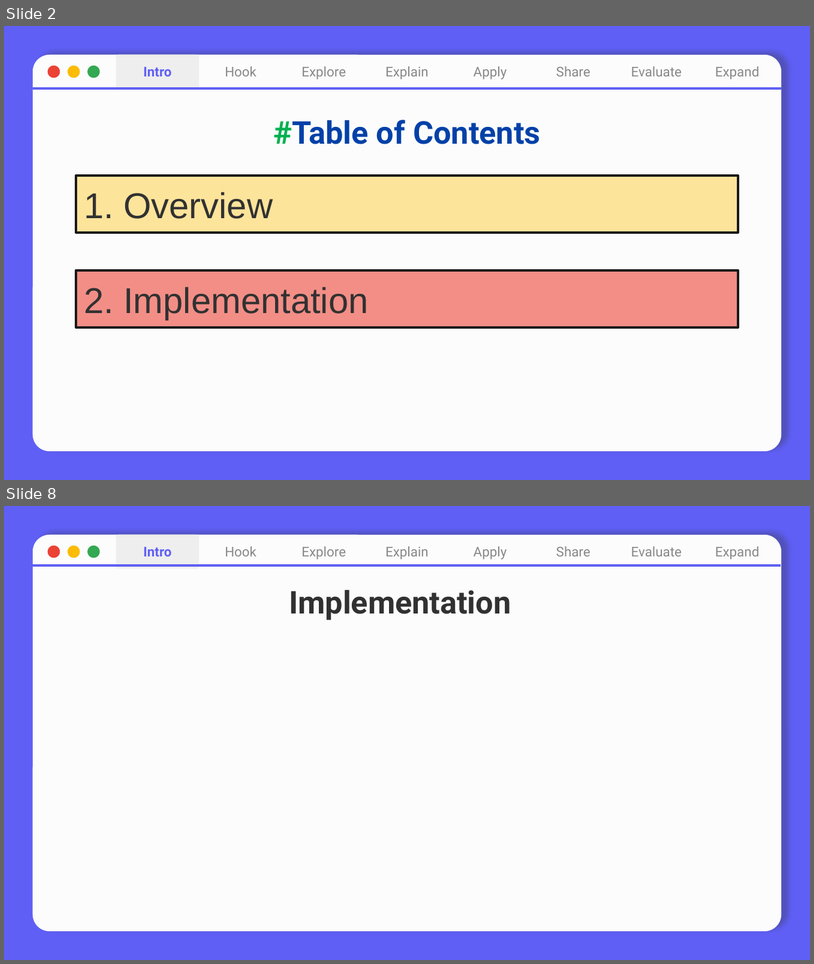
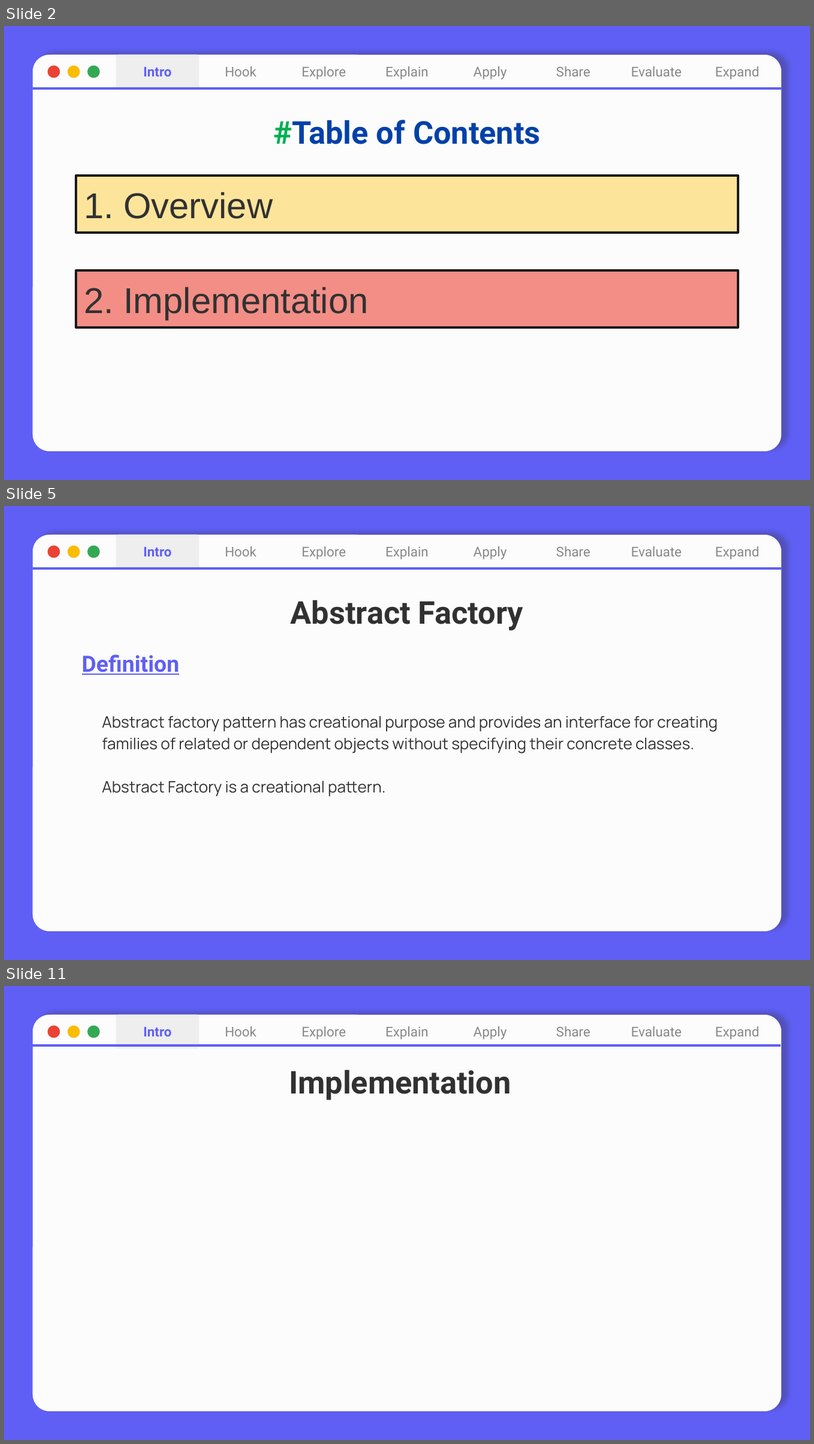
Before and after one commit to nhuhuynh1508/Design-Patterns, a slide deck: Factory Pattern/Factory Pattern.pptx. Shown one above the other, each under a label of ours: slides 2 and 8 before the commit, slides 2, 5 and 11 after it; the slides between them are not shown. The pictures are 814x964 and 814x1444 pixels, drawn with LibreOffice and Linux fonts; fonts in the diff are those of the drawing. Boxes give left, top, right and bottom in pixels: in the first picture for what was removed or moved away, otherwise in the second. Text is boxed around its words. In the diff, an @@ line names an element or a change of style, - is before the commit and + after.

Commit message:
update Factory Pattern

```diff
--- a/Factory Pattern/Factory Pattern.pptx
+++ b/Factory Pattern/Factory Pattern.pptx
@@ slide 5 added at <box>4,506,810,960</box>, background #5F5FF5; not listed: 1 template element that a slide beside it also shows @@
@@ rounded rectangle added at <box>116,535,199,569</box>, fill #EEEEEE, 12 pt, text #5F5FF5, bold @@
+Intro
@@ rounded rectangle added at <box>199,535,282,569</box>, 12 pt, text #888888 @@
+Hook
@@ rounded rectangle added at <box>282,535,365,569</box>, 12 pt, text #888888 @@
+Explore
@@ rounded rectangle added at <box>365,535,449,569</box>, 12 pt, text #888888 @@
+Explain
@@ rounded rectangle added at <box>449,535,532,569</box>, 12 pt, text #888888 @@
+Apply
@@ rounded rectangle added at <box>532,535,615,569</box>, 12 pt, text #888888 @@
+Share
@@ rounded rectangle added at <box>615,535,698,569</box>, 12 pt, text #888888 @@
+Evaluate
@@ round rect added at <box>698,535,782,569</box>, 12 pt, text #888888 @@
+Expand
@@ ellipse added at <box>48,546,60,558</box>, fill #EA4335 @@
@@ ellipse added at <box>68,546,80,558</box>, fill #FBBC05 @@
@@ ellipse added at <box>88,546,100,558</box>, fill #34A853 @@
@@ line added from (33, 569) to (782, 569), #5F5FF5 2.25 pt @@
@@ title added at <box>291,600,524,630</box>, 28 pt, text #313131, bold @@
+Abstract Factory
@@ subtitle added at <box>82,654,180,675</box>, 20 pt, text #5F5FF5, bold, underline @@
+Definition
@@ subtitle added at <box>102,715,718,796</box>, 14 pt, text #313131 @@
+Abstract factory pattern has creational purpose and provides an interface for creating families of related or dependent objects without specifying their concrete classes.
+Abstract Factory is a creational pattern.
@@ what was slide 8 is now slide 11 @@
```
Also in this commit, not shown: 6 slides changed, 2 other slides added, 1 other file.
